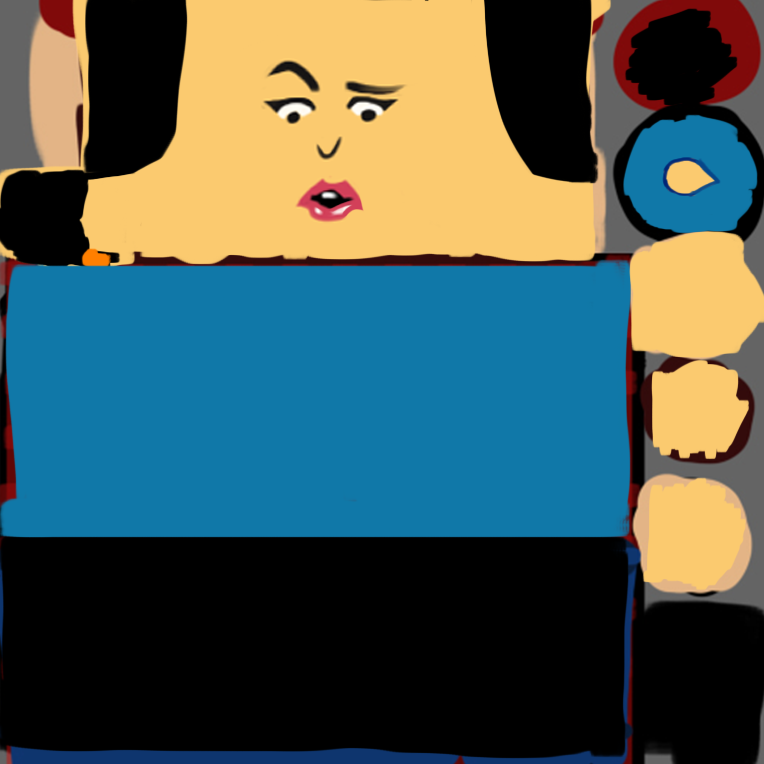
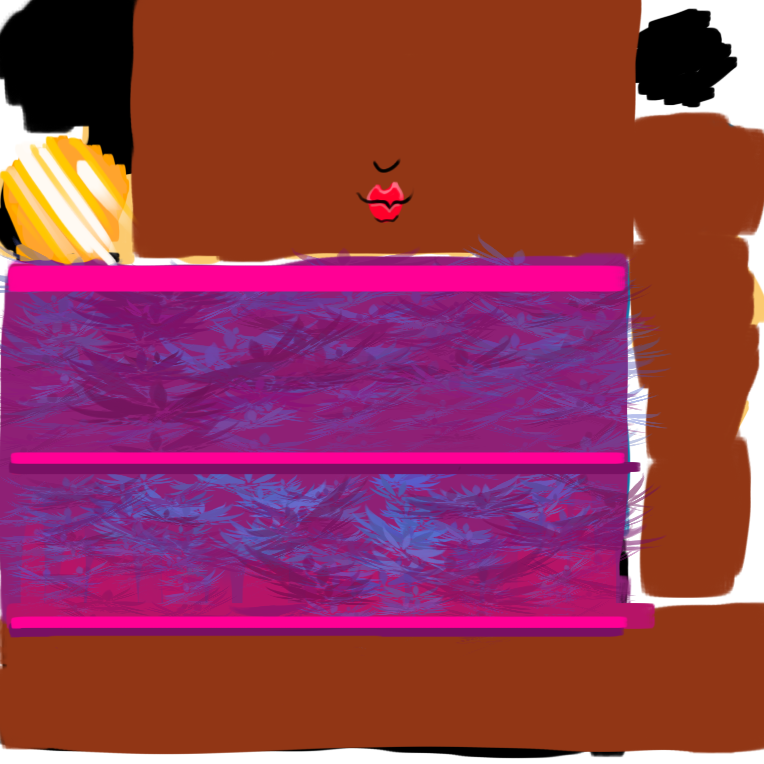
Layer changes from the first (764, 764) image to the second:
added layer "Layer 6" above "Layer 5" over 0, 0, 764, 755
hid "character" over 0, 0, 764, 764
